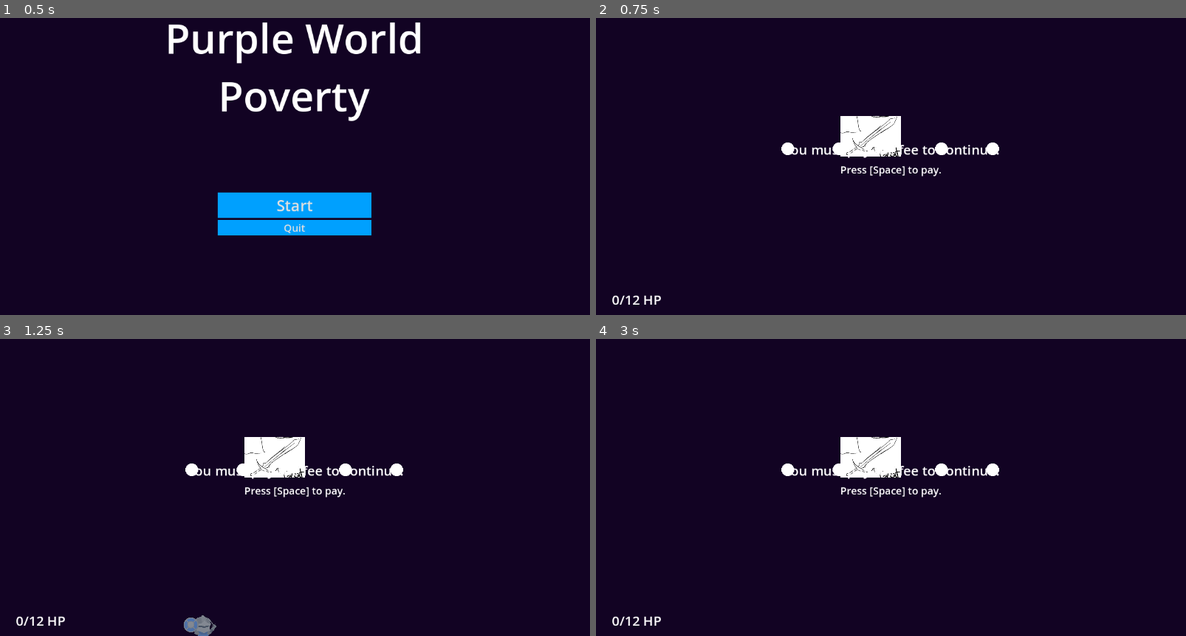
Above: before the commit, frames 1-4 (two rows, left to right).
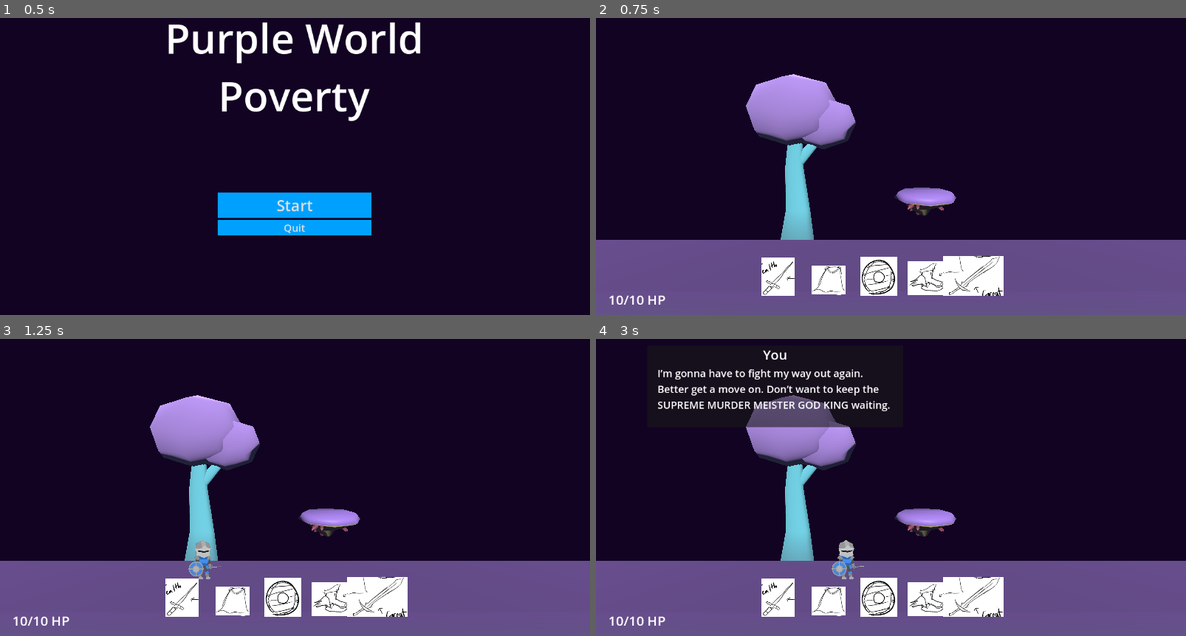
Above: after the commit, the same moments.

Repository: greatbrick0/SacrificeJam1
Game: Godot game, scene res://Scenes/main_menu.tscn
The game is run twice, just before and just after one commit, with the same random seed, the same clock (stepped at 60 frames per second) and the same inputs.
Inputs:
- Up to frame 1 (0.5 s): no input
- Up to frame 2 (0.75 s): click "Start" at 0.5 s
- Up to frame 3 (1.25 s): no input
- Up to frame 4 (3 s): tap Space (Jump) at 1.25, 2.27, 2.3, 2.57, 2.75 s; hold D (MoveRight) 1.28-2.03 s; hold Space (Jump) 1.28-2.03 s; hold S (MoveDown) 2.03-2.78 s; tap E (Ability) at 2.1 s; hold D (MoveRight) from 2.78 s (still down); hold Q (Parry) from 2.78 s (still down)

Frame 1 is identical in both runs. In frame 2, 33% of the frame differs, in the area x 0-100%, y 18-100%; in frame 3, 33%; in frame 4, 34%, in the area x 0-100%, y 3-100%.
Error before the commit: Invalid assignment of property or key 'text' with value of type 'String' on a base object of type 'null instance'. (res://Scripts/main_level.gd:47)

Commit message:
Added Dagger Dialogue

Diff:
--- a/Scenes/Rest Sections/rest_area_1.tscn
+++ b/Scenes/Rest Sections/rest_area_1.tscn
@@ -1,5 +1,6 @@
 [gd_scene load_steps=10 format=3 uid="uid://dei8s2ib5kt7m"]
 
+[ext_resource type="Script" path="res://Scripts/rest_area.gd" id="1_1se37"]
 [ext_resource type="PackedScene" uid="uid://eep5xdbde5p4" path="res://Art/Models/Tree.glb" id="1_5w3g0"]
 [ext_resource type="Material" uid="uid://idfondkli3u7" path="res://Art/Purple.tres" id="1_b3n7s"]
 [ext_resource type="PackedScene" uid="uid://cn5qqi6pw675g" path="res://Art/Models/PlatformA.glb" id="1_xvgpj"]
@@ -13,7 +14,20 @@
 [sub_resource type="BoxShape3D" id="BoxShape3D_mki6f"]
 size = Vector3(3, 1, 2)
 
+[sub_resource type="BoxShape3D" id="BoxShape3D_k7lrr"]
+size = Vector3(0.2, 30, 4)
+
 [node name="RestArea1" type="Node3D"]
+script = ExtResource("1_1se37")
+anims = Array[String](["", ""])
+dialogue = Array[String](["What the… Aw shit I’m back in the purple world. I knew I shouldn’t have smoked that evil wizard weed.", "I’m gonna have to fight my way out again. Better get a move on. Don’t want to keep the SUPREME MURDER MEISTER GOD KING waiting."])
+speaking = Array[String](["P", "P"])
+animsL = Array[String]([])
+dialogueL = Array[String]([])
+speakingL = Array[String]([])
+animsR = Array[String]([])
+dialogueR = Array[String]([])
+speakingR = Array[String]([])
 
 [node name="Path" type="Node3D" parent="."]
 
@@ -46,16 +60,13 @@
 [node name="Tree" parent="." instance=ExtResource("1_5w3g0")]
 transform = Transform3D(1.29557, -0.0265001, -0.0484784, 0.0287127, 1.59591, 0.0407783, 0.103305, -0.111227, 0.596646, -6.66692, -1.85343, -6.552)
 
-[node name="DialoguePoint" type="Area3D" parent="."]
+[node name="DialoguePoint" type="Area3D" parent="." groups=["TollBooth"]]
 transform = Transform3D(1, 0, 0, 0, 1, 0, 0, 0, 1, -2, 10, 0)
 collision_layer = 0
 collision_mask = 2
 
 [node name="CollisionShape3D" type="CollisionShape3D" parent="DialoguePoint"]
-shape = SubResource("BoxShape3D_1h6gl")
-
-[node name="Timer" type="Timer" parent="."]
-one_shot = true
+shape = SubResource("BoxShape3D_k7lrr")
 
 [node name="Dialogue" type="Control" parent="."]
 layout_mode = 3
@@ -68,77 +79,83 @@
 [node name="YouPanel" type="Panel" parent="Dialogue"]
 unique_name_in_owner = true
 layout_mode = 1
-anchors_preset = 4
-anchor_top = 0.5
-anchor_bottom = 0.5
-offset_left = 100.0
-offset_top = -174.0
-offset_right = 700.0
-offset_bottom = -14.0
+anchors_preset = 8
+anchor_left = 0.5
+anchor_top = 0.5
+anchor_right = 0.5
+anchor_bottom = 0.5
+offset_left = -476.0
+offset_top = -245.0
+offset_right = 24.0
+offset_bottom = -85.0
+grow_horizontal = 2
 grow_vertical = 2
 
 [node name="Label" type="Label" parent="Dialogue/YouPanel"]
-layout_mode = 0
-offset_right = 120.0
-offset_bottom = 39.0
+layout_mode = 1
+anchors_preset = 10
+anchor_right = 1.0
+offset_bottom = 40.0
+grow_horizontal = 2
 theme_override_font_sizes/font_size = 26
 text = "You"
 horizontal_alignment = 1
 
-[node name="Label2" type="RichTextLabel" parent="Dialogue/YouPanel"]
-layout_mode = 1
-anchors_preset = 12
-anchor_top = 1.0
-anchor_right = 1.0
-anchor_bottom = 1.0
-offset_left = 30.0
-offset_top = -100.0
-offset_right = -30.0
-offset_bottom = -20.0
-grow_horizontal = 2
-grow_vertical = 0
+[node name="Label2" type="Label" parent="Dialogue/YouPanel"]
+layout_mode = 1
+anchors_preset = 15
+anchor_right = 1.0
+anchor_bottom = 1.0
+offset_left = 20.0
+offset_top = 40.0
+offset_right = -20.0
+grow_horizontal = 2
+grow_vertical = 2
+theme_override_font_sizes/font_size = 20
 text = "Hi"
+autowrap_mode = 3
 
 [node name="StrangerPanel" type="Panel" parent="Dialogue"]
 unique_name_in_owner = true
 layout_mode = 1
-anchors_preset = 4
-anchor_top = 0.5
-anchor_bottom = 0.5
-offset_left = 452.0
-offset_top = -139.0
-offset_right = 1052.0
-offset_bottom = 21.0
+anchors_preset = 8
+anchor_left = 0.5
+anchor_top = 0.5
+anchor_right = 0.5
+anchor_bottom = 0.5
+offset_left = -30.0
+offset_top = -173.0
+offset_right = 470.0
+offset_bottom = -13.0
+grow_horizontal = 2
 grow_vertical = 2
 
 [node name="Label" type="Label" parent="Dialogue/StrangerPanel"]
 layout_mode = 1
-anchors_preset = 1
-anchor_left = 1.0
-anchor_right = 1.0
-offset_left = -120.0
-offset_bottom = 39.0
-grow_horizontal = 0
+anchors_preset = 10
+anchor_right = 1.0
+offset_bottom = 40.0
+grow_horizontal = 2
 theme_override_font_sizes/font_size = 26
 text = "Stranger"
 horizontal_alignment = 1
 
-[node name="Label2" type="RichTextLabel" parent="Dialogue/StrangerPanel"]
-layout_mode = 1
-anchors_preset = 12
-anchor_top = 1.0
-anchor_right = 1.0
-anchor_bottom = 1.0
-offset_left = 30.0
-offset_top = -100.0
-offset_right = -30.0
-offset_bottom = -20.0
-grow_horizontal = 2
-grow_vertical = 0
-bbcode_enabled = true
+[node name="Label2" type="Label" parent="Dialogue/StrangerPanel"]
+layout_mode = 1
+anchors_preset = 15
+anchor_right = 1.0
+anchor_bottom = 1.0
+offset_left = 20.0
+offset_top = 40.0
+offset_right = -20.0
+grow_horizontal = 2
+grow_vertical = 2
+theme_override_font_sizes/font_size = 20
 text = "Hi"
+autowrap_mode = 3
 
 [node name="Choices" type="Control" parent="Dialogue"]
+visible = false
 layout_mode = 1
 anchors_preset = 15
 anchor_right = 1.0
@@ -153,9 +170,9 @@
 anchor_top = 0.5
 anchor_right = 0.5
 anchor_bottom = 0.5
-offset_left = -240.0
+offset_left = -250.0
 offset_top = -40.0
-offset_right = -60.0
+offset_right = -50.0
 offset_bottom = 40.0
 grow_horizontal = 2
 grow_vertical = 2
@@ -170,9 +187,9 @@
 anchor_top = 0.5
 anchor_right = 0.5
 anchor_bottom = 0.5
-offset_left = 60.0
+offset_left = 50.0
 offset_top = -40.0
-offset_right = 240.0
+offset_right = 250.0
 offset_bottom = 40.0
 grow_horizontal = 2
 grow_vertical = 2
@@ -180,9 +197,11 @@
 text = "Leave
 [D]"
 
+[node name="Timer" type="Timer" parent="."]
+
 [node name="AnimationPlayer" type="AnimationPlayer" parent="."]
 
 [connection signal="area_entered" from="DialoguePoint" to="." method="_on_dialogue_point_area_entered"]
-[connection signal="timeout" from="Timer" to="." method="_on_timer_timeout"]
 [connection signal="pressed" from="Dialogue/Choices/LeftButton" to="." method="_on_left_button_pressed"]
 [connection signal="pressed" from="Dialogue/Choices/RightButton" to="." method="_on_right_button_pressed"]
+[connection signal="timeout" from="Timer" to="." method="_on_timer_timeout"]
--- a/Scenes/Rest Sections/rest_area_2.tscn
+++ b/Scenes/Rest Sections/rest_area_2.tscn
@@ -1,18 +1,29 @@
-[gd_scene load_steps=7 format=3 uid="uid://cod3l4aycnuhb"]
+[gd_scene load_steps=8 format=3 uid="uid://b2p18n2jk1406"]
 
 [ext_resource type="Material" uid="uid://idfondkli3u7" path="res://Art/Purple.tres" id="1_i1eng"]
-[ext_resource type="PackedScene" uid="uid://cn5qqi6pw675g" path="res://Art/Models/PlatformA.glb" id="2_i5jql"]
+[ext_resource type="Script" path="res://Scripts/rest_area.gd" id="1_ss5r8"]
 [ext_resource type="PackedScene" uid="uid://eep5xdbde5p4" path="res://Art/Models/Tree.glb" id="3_gntln"]
+[ext_resource type="Theme" uid="uid://bv8rbbpyb8qig" path="res://Art/BaseTheme.tres" id="5_nx6si"]
 
 [sub_resource type="BoxMesh" id="BoxMesh_02o2l"]
 
 [sub_resource type="BoxShape3D" id="BoxShape3D_j6a77"]
 size = Vector3(30, 1, 4)
 
-[sub_resource type="BoxShape3D" id="BoxShape3D_mki6f"]
-size = Vector3(3, 1, 2)
+[sub_resource type="BoxShape3D" id="BoxShape3D_k7lrr"]
+size = Vector3(0.2, 30, 4)
 
 [node name="RestArea1" type="Node3D"]
+script = ExtResource("1_ss5r8")
+anims = Array[String](["", "", "", "", "", "", "", "", "", "", "", "", ""])
+dialogue = Array[String](["Hello?", "Oh, hello!", "Nice to see a friendly face out here. Thought there were only monsters in the purple world.", "Quite so! Though, to tell you the truth, this friendly face might not be around for much longer.", "What do you mean?", "That damned toll collector. I didn’t have enough coins so he took my sword as payment. I cannot survive out here without it", "Wow, dick move.", "Yeah…", "I mean… I do have this dagger…", "Indeed. Do you think you could give it to me? I swear I will return the favour one day.", "But then how would I protect myself?", "What about that giant sword you have on your back?", ""])
+speaking = Array[String](["P", "S", "P", "S", "P", "S", "P", "S", "P", "S", "P", "S", "N"])
+animsL = Array[String](["", "", ""])
+dialogueL = Array[String](["Oh yeah! I forgot I had that. Here you go.", "Most excellent! You will not regret making an ally of me, I guarantee it!", "Whatever you say. Bye."])
+speakingL = Array[String](["P", "S", "P"])
+animsR = Array[String](["", "", ""])
+dialogueR = Array[String](["Nuh uh it’s mine you can’t have it.", "Oh… I see. Well, I wish you luck nevertheless friend.", "Alright. Have fun man."])
+speakingR = Array[String](["P", "S", "P"])
 
 [node name="Path" type="Node3D" parent="."]
 
@@ -29,18 +40,151 @@
 [node name="CollisionShape3D" type="CollisionShape3D" parent="Path/StaticBody3D"]
 shape = SubResource("BoxShape3D_j6a77")
 
-[node name="Platforms" type="Node3D" parent="."]
-
-[node name="Platform2" type="StaticBody3D" parent="Platforms"]
-transform = Transform3D(1, 0, 0, 0, 1, 0, 0, 0, 1, 2, 2, -1)
-collision_layer = 256
-collision_mask = 0
-
-[node name="CollisionShape3D" type="CollisionShape3D" parent="Platforms/Platform2"]
-shape = SubResource("BoxShape3D_mki6f")
-
-[node name="PlatformA" parent="Platforms/Platform2" instance=ExtResource("2_i5jql")]
-transform = Transform3D(1.6, 0, 0, 0, 1.2, 0, 0, 0, 1.2, -4.23288, -3.15505, 0)
-
 [node name="Tree" parent="." instance=ExtResource("3_gntln")]
 transform = Transform3D(1.29557, -0.0265001, -0.0484784, 0.0287127, 1.59591, 0.0407783, 0.103305, -0.111227, 0.596646, -6.66692, -1.85343, -6.552)
+
+[node name="DialoguePoint" type="Area3D" parent="." groups=["TollBooth"]]
+transform = Transform3D(1, 0, 0, 0, 1, 0, 0, 0, 1, -2, 10, 0)
+collision_layer = 0
+collision_mask = 2
+
+[node name="CollisionShape3D" type="CollisionShape3D" parent="DialoguePoint"]
+shape = SubResource("BoxShape3D_k7lrr")
+
+[node name="Dialogue" type="Control" parent="."]
+layout_mode = 3
+anchors_preset = 15
+anchor_right = 1.0
+anchor_bottom = 1.0
+grow_horizontal = 2
+grow_vertical = 2
+
+[node name="YouPanel" type="Panel" parent="Dialogue"]
+unique_name_in_owner = true
+layout_mode = 1
+anchors_preset = 8
+anchor_left = 0.5
+anchor_top = 0.5
+anchor_right = 0.5
+anchor_bottom = 0.5
+offset_left = -476.0
+offset_top = -245.0
+offset_right = 24.0
+offset_bottom = -85.0
+grow_horizontal = 2
+grow_vertical = 2
+
+[node name="Label" type="Label" parent="Dialogue/YouPanel"]
+layout_mode = 1
+anchors_preset = 10
+anchor_right = 1.0
+offset_bottom = 40.0
+grow_horizontal = 2
+theme_override_font_sizes/font_size = 26
+text = "You"
+horizontal_alignment = 1
+
+[node name="Label2" type="Label" parent="Dialogue/YouPanel"]
+layout_mode = 1
+anchors_preset = 15
+anchor_right = 1.0
+anchor_bottom = 1.0
+offset_left = 20.0
+offset_top = 40.0
+offset_right = -20.0
+grow_horizontal = 2
+grow_vertical = 2
+theme_override_font_sizes/font_size = 20
+text = "Hi"
+autowrap_mode = 3
+
+[node name="StrangerPanel" type="Panel" parent="Dialogue"]
+unique_name_in_owner = true
+layout_mode = 1
+anchors_preset = 8
+anchor_left = 0.5
+anchor_top = 0.5
+anchor_right = 0.5
+anchor_bottom = 0.5
+offset_left = -30.0
+offset_top = -173.0
+offset_right = 470.0
+offset_bottom = -13.0
+grow_horizontal = 2
+grow_vertical = 2
+
+[node name="Label" type="Label" parent="Dialogue/StrangerPanel"]
+layout_mode = 1
+anchors_preset = 10
+anchor_right = 1.0
+offset_bottom = 40.0
+grow_horizontal = 2
+theme_override_font_sizes/font_size = 26
+text = "Stranger"
+horizontal_alignment = 1
+
+[node name="Label2" type="Label" parent="Dialogue/StrangerPanel"]
+layout_mode = 1
+anchors_preset = 15
+anchor_right = 1.0
+anchor_bottom = 1.0
+offset_left = 20.0
+offset_top = 40.0
+offset_right = -20.0
+grow_horizontal = 2
+grow_vertical = 2
+theme_override_font_sizes/font_size = 20
+text = "Hi"
+autowrap_mode = 3
+
+[node name="Choices" type="Control" parent="Dialogue"]
+visible = false
+layout_mode = 1
+anchors_preset = 15
+anchor_right = 1.0
+anchor_bottom = 1.0
+grow_horizontal = 2
+grow_vertical = 2
+
+[node name="LeftButton" type="Button" parent="Dialogue/Choices"]
+layout_mode = 1
+anchors_preset = 8
+anchor_left = 0.5
+anchor_top = 0.5
+anchor_right = 0.5
+anchor_bottom = 0.5
+offset_left = -250.0
+offset_top = -40.0
+offset_right = -50.0
+offset_bottom = 40.0
+grow_horizontal = 2
+grow_vertical = 2
+theme = ExtResource("5_nx6si")
+text = "Give Dagger
+[A]"
+
+[node name="RightButton" type="Button" parent="Dialogue/Choices"]
+layout_mode = 1
+anchors_preset = 8
+anchor_left = 0.5
+anchor_top = 0.5
+anchor_right = 0.5
+anchor_bottom = 0.5
+offset_left = 50.0
+offset_top = -40.0
+offset_right = 250.0
+offset_bottom = 40.0
+grow_horizontal = 2
+grow_vertical = 2
+theme = ExtResource("5_nx6si")
+text = "Leave
+[D]"
+
+[node name="Timer" type="Timer" parent="."]
+
+[node name="AnimationPlayer" type="AnimationPlayer" parent="."]
+
+[connection signal="area_entered" from="DialoguePoint" to="." method="_on_dialogue_point_area_entered"]
+[connection signal="pressed" from="Dialogue/Choices/LeftButton" to="." method="_on_left_button_pressed"]
+[connection signal="pressed" from="Dialogue/Choices/RightButton" to="." method="_on_right_button_pressed"]
+[connection signal="timeout" from="Timer" to="." method="_on_timer_timeout"]
--- a/Scenes/main_level.tscn
+++ b/Scenes/main_level.tscn
@@ -1,8 +1,9 @@
-[gd_scene load_steps=14 format=3 uid="uid://bosracskukmxx"]
+[gd_scene load_steps=15 format=3 uid="uid://bosracskukmxx"]
 
 [ext_resource type="PackedScene" uid="uid://r4je3ei2rhwd" path="res://Scenes/player.tscn" id="1_b44tx"]
 [ext_resource type="Script" path="res://Scripts/main_level.gd" id="1_pekt1"]
 [ext_resource type="Script" path="res://Scripts/camera.gd" id="2_v6fr6"]
+[ext_resource type="PackedScene" uid="uid://b2p18n2jk1406" path="res://Scenes/Rest Sections/rest_area_2.tscn" id="3_ad277"]
 [ext_resource type="PackedScene" uid="uid://dei8s2ib5kt7m" path="res://Scenes/Rest Sections/rest_area_1.tscn" id="4_8vdju"]
 [ext_resource type="Texture2D" uid="uid://bjob6lwftlotk" path="res://Art/Sprites/SmallCircle.png" id="5_v1vdg"]
 [ext_resource type="Texture2D" uid="uid://bi6vjcps1poj2" path="res://Art/Sprites/Item Icons/DaggerTemp.png" id="6_rytry"]
@@ -28,7 +29,7 @@
 [node name="MainLevel" type="Node3D" node_paths=PackedStringArray("currentLevel") groups=["Manager"]]
 script = ExtResource("1_pekt1")
 cameraBounds = Vector2(0, 0)
-betweenSections = Array[PackedScene]([ExtResource("4_8vdju"), ExtResource("4_8vdju"), ExtResource("4_8vdju"), ExtResource("4_8vdju"), ExtResource("4_8vdju"), ExtResource("4_8vdju")])
+betweenSections = Array[PackedScene]([ExtResource("4_8vdju"), ExtResource("3_ad277"), ExtResource("4_8vdju"), ExtResource("4_8vdju"), ExtResource("4_8vdju"), ExtResource("4_8vdju")])
 currentLevel = NodePath("RestArea1")
 
 [node name="WorldEnvironment" type="WorldEnvironment" parent="."]
--- a/Scripts/rest_area.gd
+++ b/Scripts/rest_area.gd
@@ -1,14 +1,16 @@
 extends Node3D
+
+@export var itemIndex: int = 0;
 
 @export var anims: Array[String] = [""]
 @export var dialogue: Array[String] = [""]
 @export var speaking: Array[String] = ["P"]
 
 @export var animsL: Array[String] = [""]
-@export var dialogueL: Array[String] = [""]
+@export var dialogueL: Array[String] = ["Left"]
 @export var speakingL: Array[String] = ["P"]
 @export var animsR: Array[String] = [""]
-@export var dialogueR: Array[String] = [""]
+@export var dialogueR: Array[String] = ["Right"]
 @export var speakingR: Array[String] = ["P"]
 
 var tracker: int = 0
@@ -22,11 +24,17 @@
 
 func _process(delta):
 	if(active):
-		if(Input.is_action_just_pressed("Jump") and canContinue):
+		if(choicesVisible and canContinue):
+			if(Input.is_action_just_pressed("MoveLeft")):
+				_on_left_button_pressed()
+			elif(Input.is_action_just_pressed("MoveRight")):
+				_on_right_button_pressed()
+		elif(Input.is_action_just_pressed("Jump") and canContinue):
 			Progress()
 
 func Progress():
 	tracker += 1
+	$Dialogue/Choices.visible = false
 	if(tracker >= len(dialogue)):
 		End()
 	else:
@@ -77,6 +85,7 @@
 	anims.append_array(animsL)
 	dialogue.append_array(dialogueL)
 	speaking.append_array(speakingL)
+	get_tree().get_first_node_in_group("Player").donatedItems[itemIndex] = true
 	Progress()
 
 func _on_right_button_pressed():
Not shown, added: Art/Sprites/Boots.png.import
Not shown, added: Art/Sprites/Dagger.png.import
Not shown, added: Art/Sprites/Item Slot.png.import
Not shown, added: Art/Sprites/Pendant.png.import
